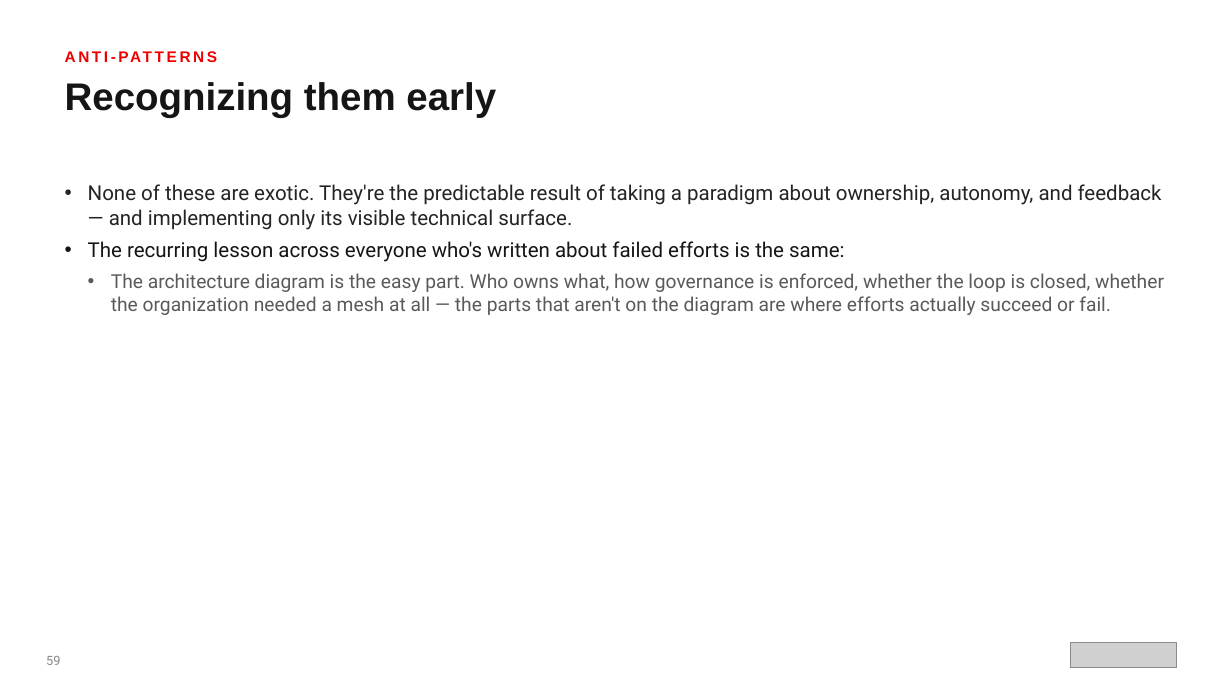
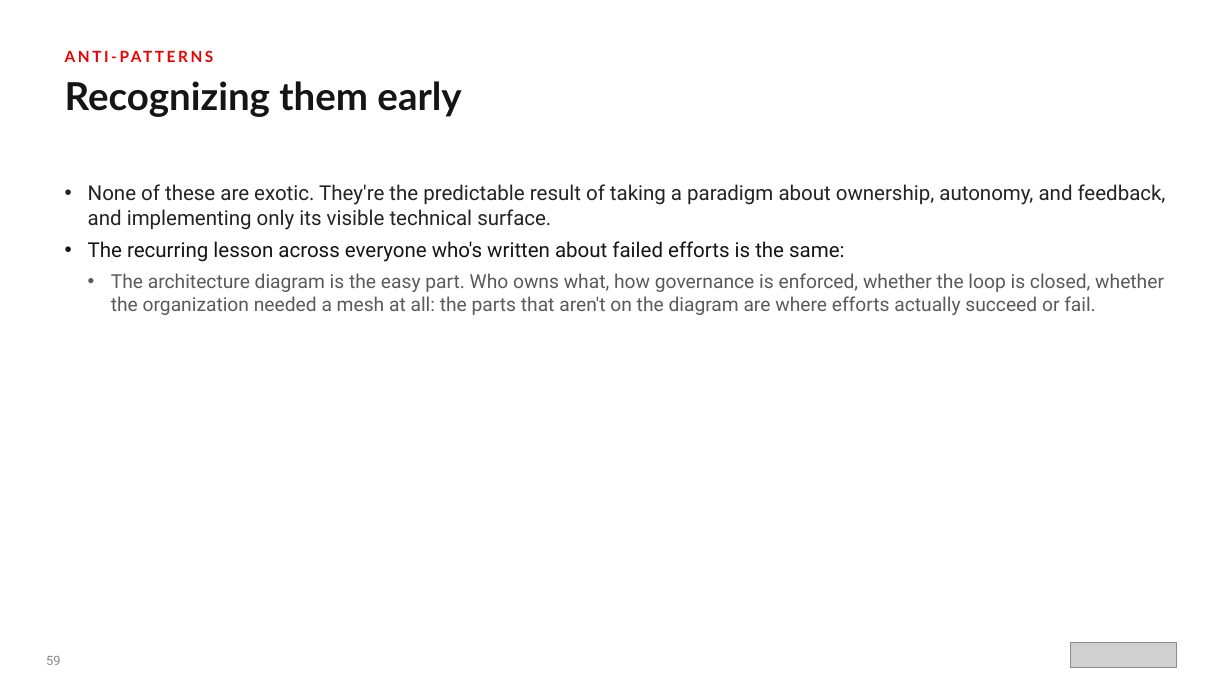
Before and after one commit to patterncatalyst/datamesh-reference-arch-python, a slide deck: slide 60 of presentation/data-mesh-openshift/Data_Mesh_on_OpenShift.pptx. Drawn at 1232x693 pixels with LibreOffice and Linux fonts; fonts in the diff are those of the drawing; grey boxes stand for pictures. Boxes give left, top, right and bottom in pixels: in the first picture for what was removed or moved away, otherwise in the second. Text is boxed around its words. In the diff, an @@ line names an element or a change of style, - is before the commit and + after.

Commit message:
docs(deck): voice + Red Hat Display pass on the data-mesh decks (#22)
* docs(deck): professional-voice pass on the data-mesh decks

Remove em dashes, chapter/section cross-references, and ban-tier verbal
tics (deliberately, earns its place, load-bearing, worth noticing, honest,
on purpose, not a toy, rest of this deck) from The Data Mesh 101 and
Data Mesh on OpenShift pptxgenjs sources, then rebuild both decks.

* docs(deck): Red Hat Display titles on the data-mesh decks

Replace the Overpass SemiBold heading font token with Red Hat Display in
both pptxgenjs sources (The Data Mesh 101, Data Mesh on OpenShift) and
rebuild; body (Red Hat Text) and code (Red Hat Mono) fonts are unchanged.

```diff
--- a/presentation/data-mesh-openshift/Data_Mesh_on_OpenShift.pptx
+++ b/presentation/data-mesh-openshift/Data_Mesh_on_OpenShift.pptx
@@ text "ANTI-PATTERNS" at (65,42,1167,71): font Arial to Lato @@
@@ text "Recognizing them early" at (65,81,461,117): font Arial to Lato @@
@@ text at (88,184,1166,230): text changed @@
-• None of these are exotic. They're the predictable result of taking a paradigm about ownership, autonomy, and feedback — and implementing only its visible technical surface.
+• None of these are exotic. They're the predictable result of taking a paradigm about ownership, autonomy, and feedback, and implementing only its visible technical surface.
@@ text at (111,273,1164,315): text changed @@
-  • The architecture diagram is the easy part. Who owns what, how governance is enforced, whether the loop is closed, whether the organization needed a mesh at all — the parts that aren't on the diagram are where efforts actually succeed or fail.
+  • The architecture diagram is the easy part. Who owns what, how governance is enforced, whether the loop is closed, whether the organization needed a mesh at all: the parts that aren't on the diagram are where efforts actually succeed or fail.
```
Also in this commit, not shown: 61 other slides changed, 4 other files.
